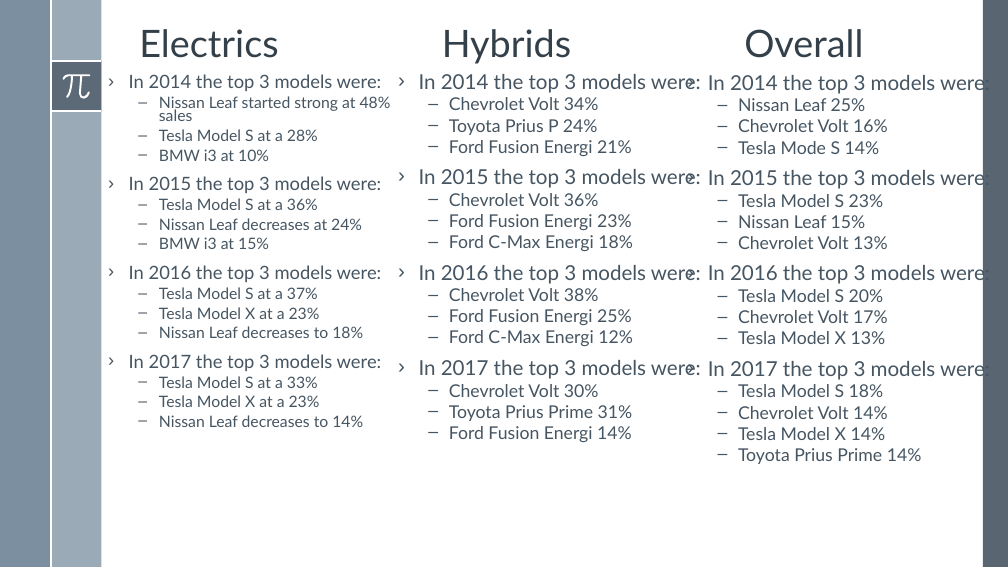
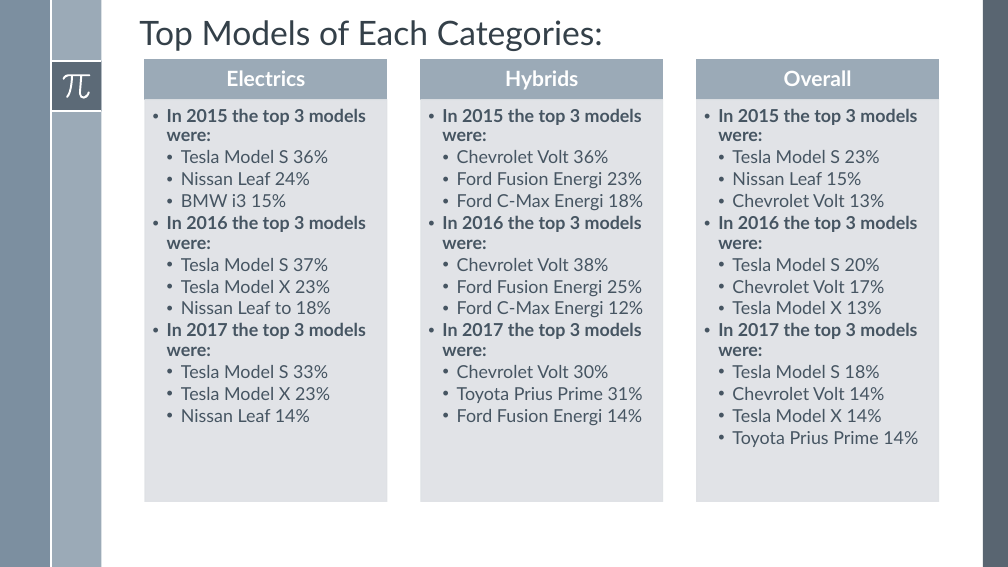
Before and after one commit to SpenserHilton/BootcampProj1, a slide deck: slide 15 of Project1_Presentation_EV.pptx (slide 12 before the commit). Drawn at 1008x567 pixels with LibreOffice and Linux fonts; fonts in the diff are those of the drawing. Boxes give left, top, right and bottom in pixels: in the first picture for what was removed or moved away, otherwise in the second. Text is boxed around its words. In the diff, an @@ line names an element or a change of style, - is before the commit and + after.

```diff
--- a/Project1_Presentation_EV.pptx
+++ b/Project1_Presentation_EV.pptx
@@ title removed at (139,29,863,64) @@
-Electrics Hybrids Overall
@@ title added at (139,20,603,51), 32 pt, text #35404A @@
+Top Models of Each Categories:
@@ text at (129,74,391,161): paragraphs removed @@
-› In 2014 the top 3 models were:
-  – Nissan Leaf started strong at 48% sales
-  – Tesla Model S at a 28%
-  – BMW i3 at 10%
@@ text at (419,74,701,156): paragraphs removed @@
-› In 2014 the top 3 models were:
-  – Chevrolet Volt 34%
-  – Toyota Prius P 24%
-  – Ford Fusion Energi 21%
@@ text at (708,72,990,154): paragraphs removed @@
-› In 2014 the top 3 models were:
-  – Nissan Leaf 25%
-  – Chevrolet Volt 16%
-  – Tesla Mode S 14%
@@ text "In 2015 the top 3 ...": place and size @@
-text "In 2015 the top 3 ..." at (129,74,391,427)
+text "In 2015 the top 3 ..." at (167,108,366,422)
@@ text at (167,108,366,356): size 17.5 to 17 pt, bold on in "In 2015 the top 3 models were:", "In 2016 the top 3 models were:", "In 2017 the top 3 models were:"; bullet › to •; list level 1 to 2 in "In 2015 the top 3 ..."; line spacing 0.7 to 0.9; list level 1 to 2 in "In 2016 the top 3 ..."; list level 1 to 2 in "In 2017 the top 3 ..." @@
@@ text "In 2015 the top 3 ...": place and size @@
-text "In 2015 the top 3 ..." at (419,74,701,442)
+text "In 2015 the top 3 ..." at (442,108,643,425)
@@ text "In 2015 the top 3 ..." at (442,108,643,425): size 19.6 to 17 pt, bold on in "In 2015 the top 3 models were:", "In 2016 the top 3 models were:", "In 2017 the top 3 models were:"; size 16.8 to 17 pt in "Chevrolet Volt 36%", "Ford Fusion Energi 23%", "Ford C-Max Energi 18%", "Chevrolet Volt 38%" and 5 more places; bullet › to •; list level 1 to 2 in "In 2015 the top 3 ..."; line spacing 0.7 to 0.9; bullet – to •; list level 2 to 3 in "Chevrolet Volt 36%"; list level 2 to 3 in "Ford Fusion Energi 23%"; list level 2 to 3 in "Ford C-Max Energi 18%"; list level 1 to 2 in "In 2016 the top 3 ..."; list level 2 to 3 in "Chevrolet Volt 38%"; list level 2 to 3 in "Ford Fusion Energi 25%"; list level 2 to 3 in "Ford C-Max Energi 12%"; list level 1 to 2 in "In 2017 the top 3 ..."; list level 2 to 3 in "Chevrolet Volt 30%"; list level 2 to 3 in "Toyota Prius Prime 31%"; list level 2 to 3 in "Ford Fusion Energi 14%" @@
@@ text "In 2015 the top 3 ...": place and size @@
-text "In 2015 the top 3 ..." at (708,72,990,464)
+text "In 2015 the top 3 ..." at (718,108,918,447)
@@ text "In 2015 the top 3 ..." at (718,108,918,447): size 19.6 to 17 pt, bold on in "In 2015 the top 3 models were:", "In 2016 the top 3 models were:", "In 2017 the top 3 models were:"; size 16.8 to 17 pt in "Tesla Model S 23%", "Nissan Leaf 15%", "Chevrolet Volt 13%", "Tesla Model S 20%" and 6 more places; bullet › to •; list level 1 to 2 in "In 2015 the top 3 ..."; line spacing 0.7 to 0.9; bullet – to •; list level 2 to 3 in "Tesla Model S 23%"; list level 2 to 3 in "Nissan Leaf 15%"; list level 2 to 3 in "Chevrolet Volt 13%"; list level 1 to 2 in "In 2016 the top 3 ..."; list level 2 to 3 in "Tesla Model S 20%"; list level 2 to 3 in "Chevrolet Volt 17%"; list level 2 to 3 in "Tesla Model X 13%"; list level 1 to 2 in "In 2017 the top 3 ..."; list level 2 to 3 in "Tesla Model S 18%"; list level 2 to 3 in "Chevrolet Volt 14%"; list level 2 to 3 in "Tesla Model X 14%"; list level 2 to 3 in "Toyota Prius Prime 14%" @@
@@ group added at (145,59,938,501): 6 rectangles, 3 texts @@
+Electrics
+Hybrids
+Overall
@@ text at (181,150,328,207): text changed; size 15 to 17 pt @@
-  – Tesla Model S at a 36%
-  – Nissan Leaf decreases at 24%
-  – BMW i3 at 15%
+    • Tesla Model S 36%
+    • Nissan Leaf 24%
+    • BMW i3 15%
@@ text at (181,258,331,314): text changed; size 15 to 17 pt @@
-  – Tesla Model S at a 37%
-  – Tesla Model X at a 23%
-  – Nissan Leaf decreases to 18%
+    • Tesla Model S 37%
+    • Tesla Model X 23%
+    • Nissan Leaf to 18%
@@ text at (181,365,330,422): text changed; size 15 to 17 pt @@
-  – Tesla Model S at a 33%
-  – Tesla Model X at a 23%
-  – Nissan Leaf decreases to 14%
+    • Tesla Model S 33%
+    • Tesla Model X 23%
+    • Nissan Leaf 14%
```
Also in this commit, not shown: 5 other slides changed, 10 slides added, 12 slides removed, 5 other files.
